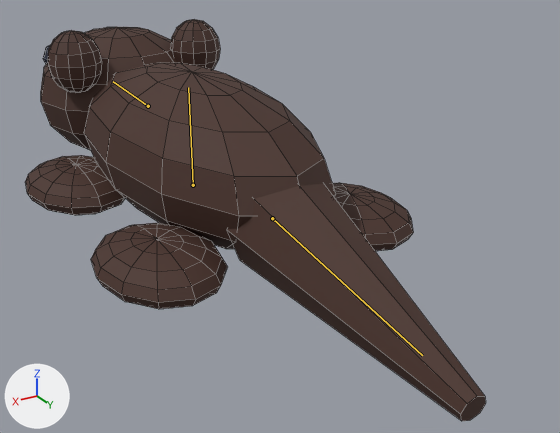
An edit to the Blender file art/source/otter.blend, drawn before and after from the same camera.
Camera for both pictures: a 50 mm lens placed at (0.698, 1.556, 0.717), pointed at (-0.097, 0.231, 0.054). Arrows for +X, +Y and +Z are at lower left; the lights stay in place. The older version comes first. Both versions are drawn at frame 15 of the action 'Idle'; the numbers are the values there. The bones that bend it are drawn over the model as lines. Mesh edges are drawn as thin lines.

The first picture shows 'Body', 'Ear', 'Ear.001', 'Head', 'Paddle foot.001', 'Paddle foot.002', 'Paddle foot.003', 'Tail' and 1 more.
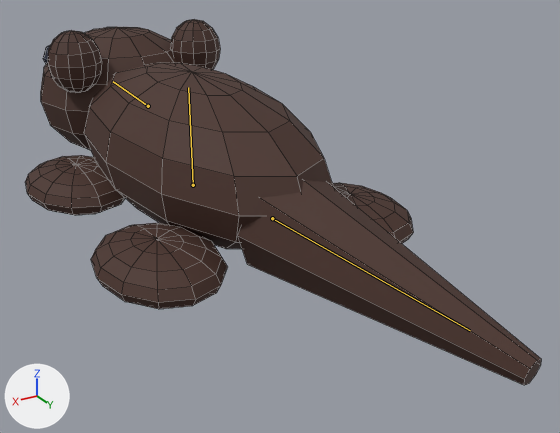
Where the change shows, as pixel boxes [x1, y1, x2, y2] in the pictures (560 x 433 px):
'Tail', posed (17% wider, 13% shorter)
    before: [227, 184, 486, 421]
    after: [238, 180, 541, 385]
bone 'Tail', root to tip
    before: (272, 218) to (422, 355)
    after: (272, 218) to (470, 330)

What the commit changed:
Bone 'Tail' (bone_tail) turns from (0, 0, 0) to (0, 0, 14) degrees about its own x, y and z.
